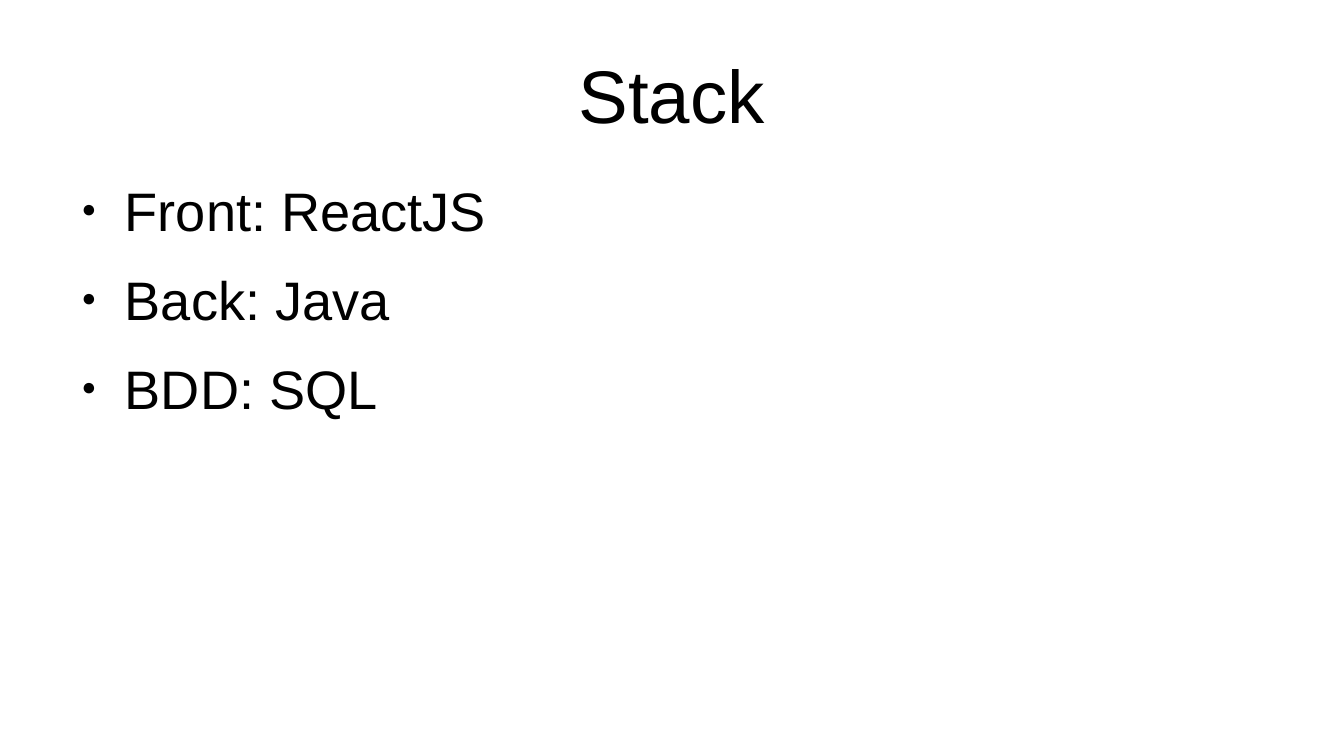
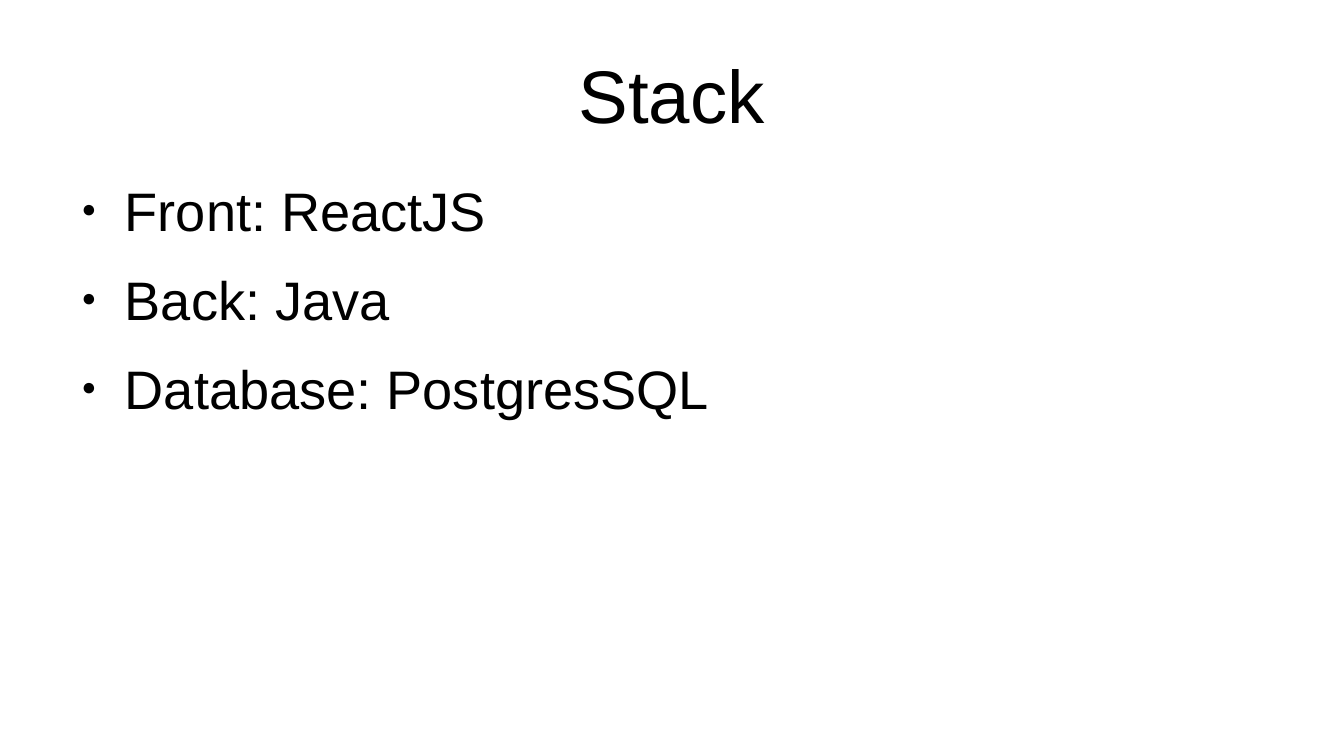
Before and after one commit to EmmaBroudic/Projet-Nooky, a slide deck: slide 18 of Pres.odp. Drawn at 1344x756 pixels with LibreOffice and Linux fonts; fonts in the diff are those of the drawing. Boxes give left, top, right and bottom in pixels: in the first picture for what was removed or moved away, otherwise in the second. Text is boxed around its words. In the diff, an @@ line names an element or a change of style, - is before the commit and + after.

```diff
--- a/Pres.odp
+++ b/Pres.odp
@@ text at (x1=125, y1=369, x2=709, y2=418): text changed @@
-● BDD: SQL
+● Database: PostgresSQL
```
Also in this commit, not shown: 4 other slides changed, 1 slide added, 1 other file.
